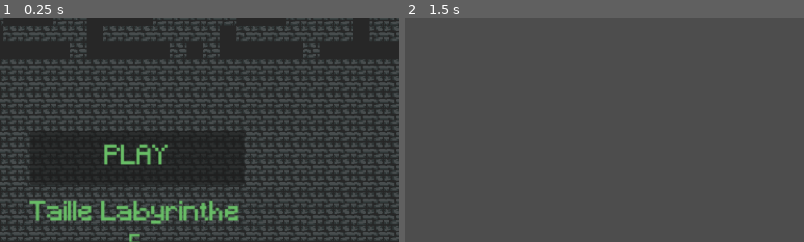
Above: before the commit, frames 1-2 (left to right).
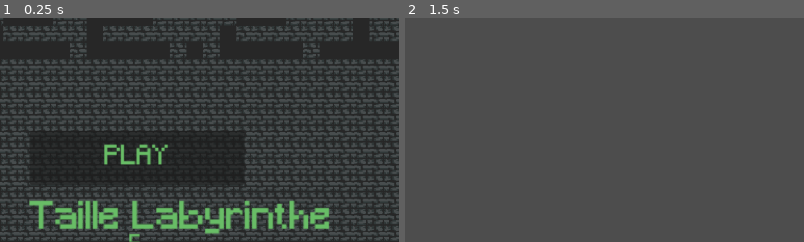
Above: after the commit, the same moments.

Repository: RomanHlt/gameJamInsash
Game: Godot game, scene res://Nodes/main.tscn
The game is run twice, just before and just after one commit, with the same random seed, the same clock (stepped at 60 frames per second) and the same inputs. The engine's default icon, where the game draws it, is replaced by a stand-in: a white triangle on a blue panel in a dark square.
Inputs:
- Up to frame 1 (0.25 s): no input
- Up to frame 2 (1.5 s): click "PLAY" at 0.5 s; tap Enter at 1.25 s; hold E (rotate_right) from 1.28 s (still down); hold Space (interact) from 1.28 s (still down)
The pictures show only the part of the screen within x 33-83%, y 17-67%; the shares and areas given below are measured in that part.

The runs differ from the first frame. In frame 1, 5.2% of the frame differs, in the area x 7-83%, y 81-97%; in frame 2, nothing differs.

Commit message:
changement police crédit

Diff:
--- a/Nodes/credits.tscn
+++ b/Nodes/credits.tscn
@@ -1,5 +1,6 @@
 [gd_scene format=4 uid="uid://b0yiqy3nag3bs"]
 
+[ext_resource type="LabelSettings" uid="uid://2hknt0r0wsdj" path="res://TexturePack/new_label_settings.tres" id="1_24efm"]
 [ext_resource type="Texture2D" uid="uid://1k5dfik28vey" path="res://TexturePack/DungeonAssets/dungeonSpritePack.png" id="1_wsrse"]
 [ext_resource type="Texture2D" uid="uid://b8mux0pkvkhw1" path="res://TexturePack/DungeonAssets/dungeonSpritePack_Divided/walls1.png" id="2_24efm"]
 
@@ -86,6 +87,7 @@
 [node name="Label" type="Label" parent="." unique_id=1209628633]
 top_level = true
 layout_mode = 0
+offset_top = 45.0
 offset_right = 765.0
 offset_bottom = 437.0
 text = "TEAM ORGA :
@@ -93,6 +95,7 @@
 Roman
 Yael
 Enzo"
+label_settings = ExtResource("1_24efm")
 horizontal_alignment = 1
 vertical_alignment = 1
 
--- a/Nodes/map.tscn
+++ b/Nodes/map.tscn
@@ -261,7 +261,7 @@
 visible = false
 
 [node name="ColorRect" type="ColorRect" parent="CanvasLayer" unique_id=814337964]
-anchors_preset = -1
+anchors_preset = 15
 anchor_right = 1.0
 anchor_bottom = 1.0
 offset_left = -767.0
--- a/TexturePack/new_label_settings.tres
+++ b/TexturePack/new_label_settings.tres
@@ -4,5 +4,5 @@
 
 [resource]
 font = ExtResource("1_1l204")
-font_size = 25
+font_size = 36
 font_color = Color(0.40784314, 0.7411765, 0.4, 1)
